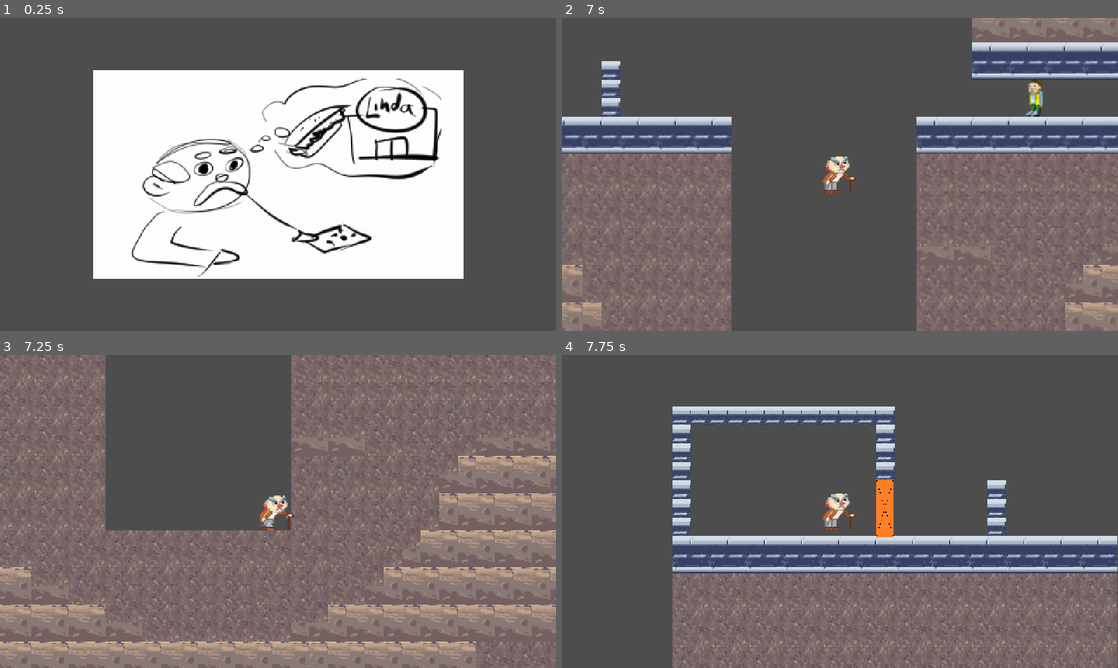
Above: before the commit, frames 1-4 (two rows, left to right).
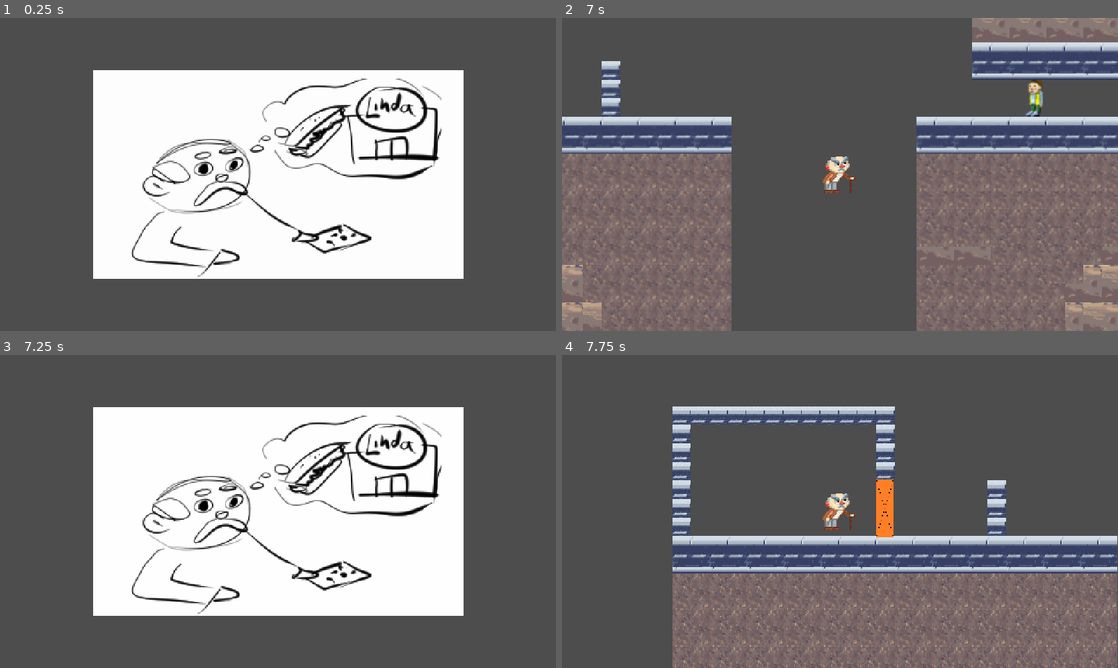
Above: after the commit, the same moments.

Repository: cane122/DedaGame
Game: Godot game, scene res://Opening/opening.tscn
Two runs of this game, one before a commit and one after it. Both use one fixed random seed, a clock stepped at 60 frames per second and the inputs below.
Inputs:
- Up to frame 1 (0.25 s): no input
- Up to frame 2 (7 s): tap Enter (ui_accept) at 0.5 s; hold D (move_right) 0.53-2.03 s; tap F (attack) every 0.75 s from 0.6 to 6.6 s; tap Space (jump) at 0.77, 1.52, 3.02, 3.77, 4.52, 6.02, 6.77 s; hold A (move_left) 2.03-4.28 s; hold D (move_right) from 4.28 s (still down)
- Up to frame 3 (7.25 s): keep holding D (move_right)
- Up to frame 4 (7.75 s): keep holding D (move_right); tap F (attack) at 7.35 s; tap Space (jump) at 7.52 s

Frames 1-2 are identical in both runs. In frame 3, 93% of the frame differs, in the area x 0-100%, y 0-100%; in frame 4, nothing differs.

Commit message:
Add files via upload

Diff:
--- a/Characters/character_body_2d.tscn
+++ b/Characters/character_body_2d.tscn
@@ -58,7 +58,7 @@
 [sub_resource type="CircleShape2D" id="CircleShape2D_w37j7"]
 radius = 37.1214
 
-[node name="Player" type="CharacterBody2D"]
+[node name="Player" type="CharacterBody2D" groups=["player"]]
 script = ExtResource("1_j3amv")
 
 [node name="AnimatedSprite2D" type="AnimatedSprite2D" parent="."]
@@ -88,5 +88,4 @@
 wait_time = 0.3
 one_shot = true
 
-[connection signal="body_entered" from="AttackArea" to="." method="_on_area_2d_body_entered"]
 [connection signal="timeout" from="AttackTimer" to="." method="_on_attack_timer_timeout"]
--- a/Characters/student.tscn
+++ b/Characters/student.tscn
@@ -1,7 +1,20 @@
-[gd_scene load_steps=2 format=3 uid="uid://cov7qmbwpcqg2"]
+[gd_scene load_steps=4 format=3 uid="uid://cov7qmbwpcqg2"]
 
-[ext_resource type="PackedScene" uid="uid://di6oaavrmd7cn" path="res://Characters/student1.tscn" id="1_dstf6"]
+[ext_resource type="Script" path="res://Characters/student.gd" id="1_lbork"]
+[ext_resource type="Texture2D" uid="uid://cx2sn02xolfgx" path="res://Resources/student.png" id="2_m5gmq"]
 
-[node name="Student" type="Node2D"]
+[sub_resource type="CapsuleShape2D" id="CapsuleShape2D_mosnr"]
 
-[node name="Student" parent="." instance=ExtResource("1_dstf6")]
+[node name="Student" type="CharacterBody2D"]
+script = ExtResource("1_lbork")
+
+[node name="Sprite2D" type="Sprite2D" parent="."]
+texture = ExtResource("2_m5gmq")
+
+[node name="DetectionArea" type="Area2D" parent="."]
+
+[node name="CollisionShape2D" type="CollisionShape2D" parent="DetectionArea"]
+shape = SubResource("CapsuleShape2D_mosnr")
+
+[connection signal="area_entered" from="DetectionArea" to="." method="_on_detection_area_area_entered"]
+[connection signal="body_entered" from="DetectionArea" to="." method="_on_detection_area_body_entered"]
--- a/character_body_2d.gd
+++ b/character_body_2d.gd
@@ -24,7 +24,6 @@
 
 	apply_gravity(delta)
 	handle_attack()
-	print(delta)
 	update_animations()
 	move_and_slide()
 
--- a/node_2d.tscn
+++ b/node_2d.tscn
@@ -1,6 +1,6 @@
 [gd_scene load_steps=8 format=3 uid="uid://bjhyg53ao7dq0"]
 
-[ext_resource type="PackedScene" uid="uid://by5p5hnnndlxb" path="res://Characters/character_body_2d.tscn" id="1_g1any"]
+[ext_resource type="PackedScene" uid="uid://by5p5hnnndlxb" path="res://character_body_2d.tscn" id="1_g1any"]
 [ext_resource type="Script" path="res://worldScript.gd" id="1_p3nj6"]
 [ext_resource type="PackedScene" uid="uid://5fsg8ax5rl0w" path="res://TileMap/PlatformMapa.tscn" id="3_ty24y"]
 
@@ -23,7 +23,7 @@
 physics_interpolation_mode = 1
 position = Vector2(333, -194)
 
-[node name="CharacterBody2D" parent="." instance=ExtResource("1_g1any")]
+[node name="CharacterBody2D" parent="." groups=["player_attack"] instance=ExtResource("1_g1any")]
 position = Vector2(263, 72)
 
 [node name="Instakill" type="Area2D" parent="."]
@@ -54,4 +54,5 @@
 shape = SubResource("RectangleShape2D_xg5yq")
 
 [connection signal="area_entered" from="Instakill" to="." method="_on_instakill_area_entered"]
+[connection signal="body_entered" from="Instakill" to="." method="_on_instakill_body_entered"]
 [connection signal="area_entered" from="WinArea" to="." method="_on_win_area_area_entered"]
--- a/project.godot
+++ b/project.godot
@@ -27,6 +27,10 @@
 
 project/assembly_name="deda"
 
+[global_group]
+
+player=""
+
 [input]
 
 move_left={
--- a/worldScript.gd
+++ b/worldScript.gd
@@ -17,6 +17,6 @@
 	get_tree().change_scene_to_file("res://Opening/opening.tscn")
 
 
-func _on_instakill_area_entered(area: Area2D) -> void:
-	print("penis")
-	get_tree().change_scene_to_file("res://Opening/opening.tscn")
+func _on_instakill_body_entered(body: Node2D) -> void:
+	if body.is_in_group("player"):
+		get_tree().change_scene_to_file("res://Opening/opening.tscn")
Not shown: 1 places in TileMap/PlatformMapa.tscn that only renumber resources
